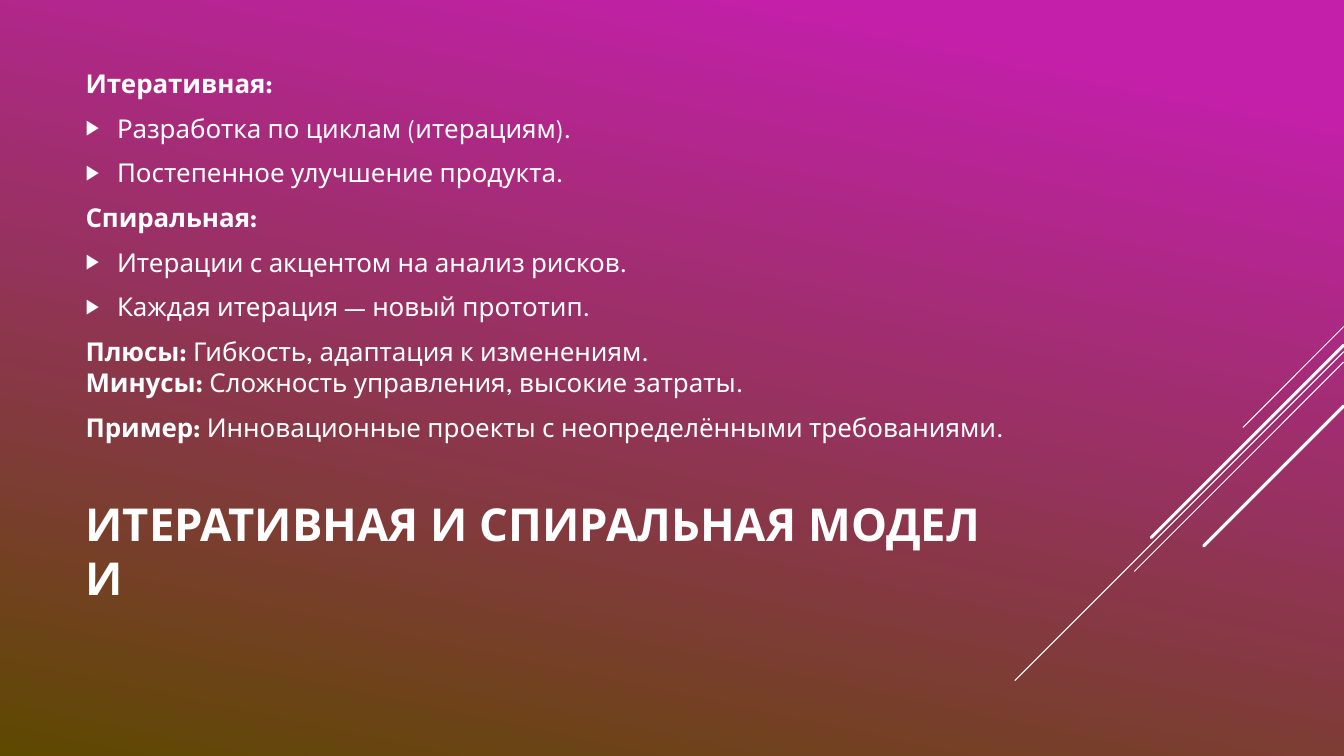
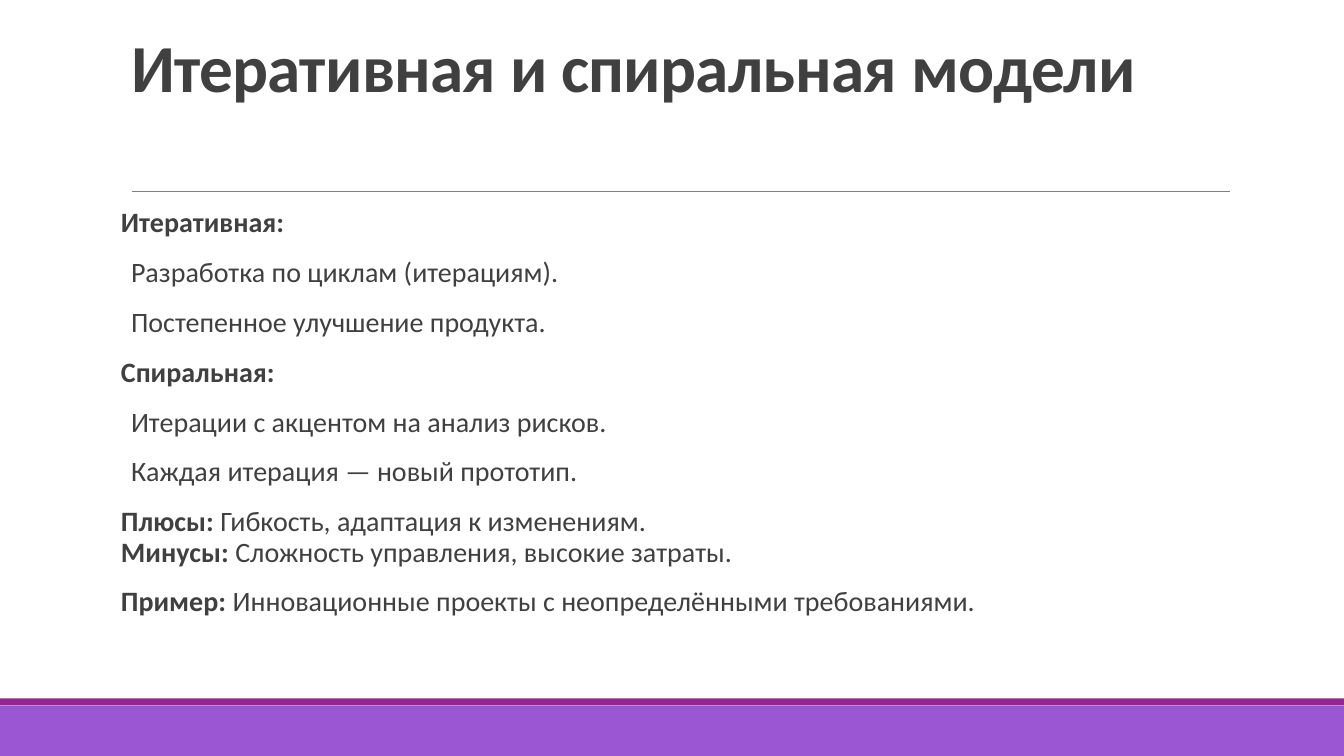
Before and after one commit to ArSu7/-, a slide deck: slide 15 of Жизненный.pptx. Drawn at 1344x756 pixels with LibreOffice and Linux fonts; fonts in the diff are those of the drawing. Boxes give left, top, right and bottom in pixels: in the first picture for what was removed or moved away, otherwise in the second. Text is boxed around its words. In the diff, an @@ line names an element or a change of style, - is before the commit and + after.

```diff
--- a/Жизненный.pptx
+++ b/Жизненный.pptx
@@ background gradient #C51FAB to #5E4A00 to #FFFFFF @@
@@ title "Итеративная и спиральная модели" at (131, 48, 1135, 103): vertical alignment middle to bottom @@
@@ title at (131, 48, 1135, 103): text changed; size 32.4 to 48 pt; font League Spartan to Calibri; text colour #FFFFFF to #404040 @@
-ИТЕРАТИВНАЯ И СПИРАЛЬНАЯ МОДЕЛИ
+Итеративная и спиральная модели
@@ text "Итеративная:": place and size @@
-text "Итеративная:" at (86, 74, 996, 444)
+text "Итеративная:" at (121, 214, 975, 616)
@@ text "Итеративная:" at (121, 214, 975, 616): size 18.5 to 20 pt, font League Spartan to Calibri, text colour #FFFFFF to #404040; line spacing 1 to 0.9; more space between paragraphs; bullet ▶ to  ; bullet colour #FFFFFF to #92278F; vertical alignment middle to top @@
@@ line added from (132, 192) to (1231, 192), #808080 0.5 pt @@
@@ group removed at (1015, 327, 1344, 681): 5 lines @@
@@ rectangle added at (0, 706, 1344, 756), fill #9B57D3 @@
@@ rectangle added at (0, 699, 1344, 706), fill #92278F @@
```
Also in this commit, not shown: 16 other slides changed.
